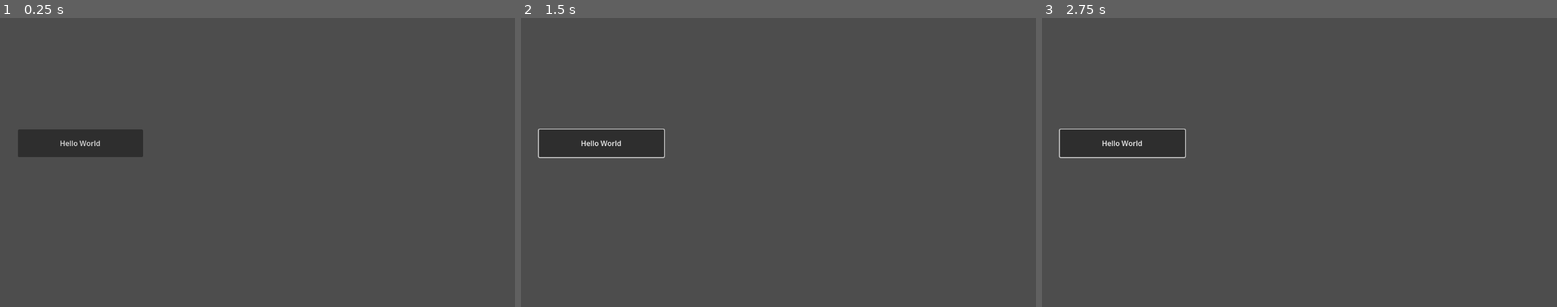
Above: before the commit, frames 1-3 (left to right).
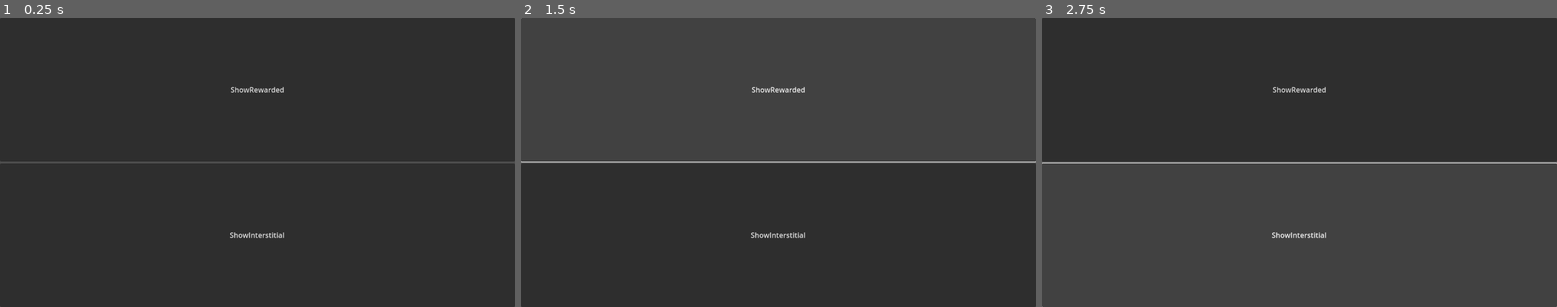
Above: after the commit, the same moments.

Repository: BasilYes/YandexAdsGodotAndroidPlugin
Game: Godot game, scene res://main.tscn
Same seed, same stepped clock (60 frames per second), same inputs: the game is played once before the commit and once after it.
Inputs (mouse positions are in pixels of both pictures, inside the frame that each line leads up to):
- Up to frame 1 (0.25 s): no input
- Up to frame 2 (1.5 s): click (603, 142) at 0.5 s, where only the run before the commit has a clickable "Hello World"; click (778, 90) at 1.25 s, where only the run after the commit has a clickable "ShowRewarded"
- Up to frame 3 (2.75 s): click (1299, 234) at 2 s, where only the run after the commit has a clickable "ShowInterstitial"

The runs differ from the first frame. In frame 1, 97% of the frame differs, in the area x 0-100%, y 0-100%; in frame 2, 50%; in frame 3, 48%.
Error after the commit: Compile Error: (res://main.gd:-1)

Commit message:
feat: update demo

Diff:
--- a/plugin/demo/main.gd
+++ b/plugin/demo/main.gd
@@ -1,16 +1,10 @@
-extends Node2D
+extends Control
 
-# TODO: Update to match your plugin's name
-var _plugin_name = "GodotAndroidPluginTemplate"
-var _android_plugin
 
-func _ready():
-	if Engine.has_singleton(_plugin_name):
-		_android_plugin = Engine.get_singleton(_plugin_name)
-	else:
-		printerr("Couldn't find plugin " + _plugin_name)
 
-func _on_Button_pressed():
-	if _android_plugin:
-		# TODO: Update to match your plugin's API
-		_android_plugin.helloWorld()
+func _on_show_rewarded_pressed() -> void:
+	YandexAds.showRewardedAd()
+
+
+func _on_show_interstitial_pressed() -> void:
+	YandexAds.showInterstitialAd()
--- a/plugin/demo/main.tscn
+++ b/plugin/demo/main.tscn
@@ -1,19 +1,33 @@
-[gd_scene load_steps=2 format=3 uid="uid://cg3hylang5fxn"]
+[gd_scene load_steps=2 format=3 uid="uid://62y8b6ufk166"]
 
-[ext_resource type="Script" path="res://main.gd" id="1_j0gfq"]
+[ext_resource type="Script" path="res://main.gd" id="1_5t0do"]
 
-[node name="Main" type="Node2D"]
-script = ExtResource("1_j0gfq")
+[node name="Main" type="Control"]
+layout_mode = 3
+anchors_preset = 15
+anchor_right = 1.0
+anchor_bottom = 1.0
+grow_horizontal = 2
+grow_vertical = 2
+script = ExtResource("1_5t0do")
 
-[node name="Button" type="Button" parent="."]
-anchors_preset = 14
-anchor_top = 0.5
+[node name="VBoxContainer" type="VBoxContainer" parent="."]
+layout_mode = 1
+anchors_preset = 15
 anchor_right = 1.0
-anchor_bottom = 0.5
-offset_left = 40.0
-offset_top = 250.0
-offset_right = 320.0
-offset_bottom = 312.0
-text = "Hello World"
+anchor_bottom = 1.0
+grow_horizontal = 2
+grow_vertical = 2
 
-[connection signal="pressed" from="Button" to="." method="_on_Button_pressed"]
+[node name="ShowRewarded" type="Button" parent="VBoxContainer"]
+layout_mode = 2
+size_flags_vertical = 3
+text = "ShowRewarded"
+
+[node name="ShowInterstitial" type="Button" parent="VBoxContainer"]
+layout_mode = 2
+size_flags_vertical = 3
+text = "ShowInterstitial"
+
+[connection signal="pressed" from="VBoxContainer/ShowRewarded" to="." method="_on_show_rewarded_pressed"]
+[connection signal="pressed" from="VBoxContainer/ShowInterstitial" to="." method="_on_show_interstitial_pressed"]
--- a/plugin/demo/project.godot
+++ b/plugin/demo/project.godot
@@ -8,19 +8,31 @@
 
 config_version=5
 
+[ads]
+
+"yandex/interstitial unit id"="demo-interstitial-yandex"
+"yandex/interstitial autostart"=true
+"yandex/interstitial autoload ads"=true
+"yandex/rewarded unit id"="demo-rewarded-yandex"
+"yandex/rewarded autostart"=true
+"yandex/rewarded autoload ads"=true
+
 [application]
 
-config/name="Android Plugin Demo"
+config/name="YandexAdsTest"
+config/tags=PackedStringArray("addon", "in_progress", "testing")
 run/main_scene="res://main.tscn"
-config/features=PackedStringArray("4.2", "GL Compatibility")
-config/icon="res://icon.svg"
+config/features=PackedStringArray("4.2")
+config/icon="res://icon.png"
 
-[debug]
+[autoload]
 
-settings/stdout/verbose_stdout=true
+YandexAds="*res://addons/YandexAdsGodotPlugin/yandex_ads_autoload.gd"
+
+[editor_plugins]
+
+enabled=PackedStringArray("res://addons/YandexAdsGodotPlugin/plugin.cfg")
 
 [rendering]
 
-renderer/rendering_method="gl_compatibility"
-renderer/rendering_method.mobile="gl_compatibility"
 textures/vram_compression/import_etc2_astc=true
Not shown, changed: plugin/demo/export_presets.cfg
